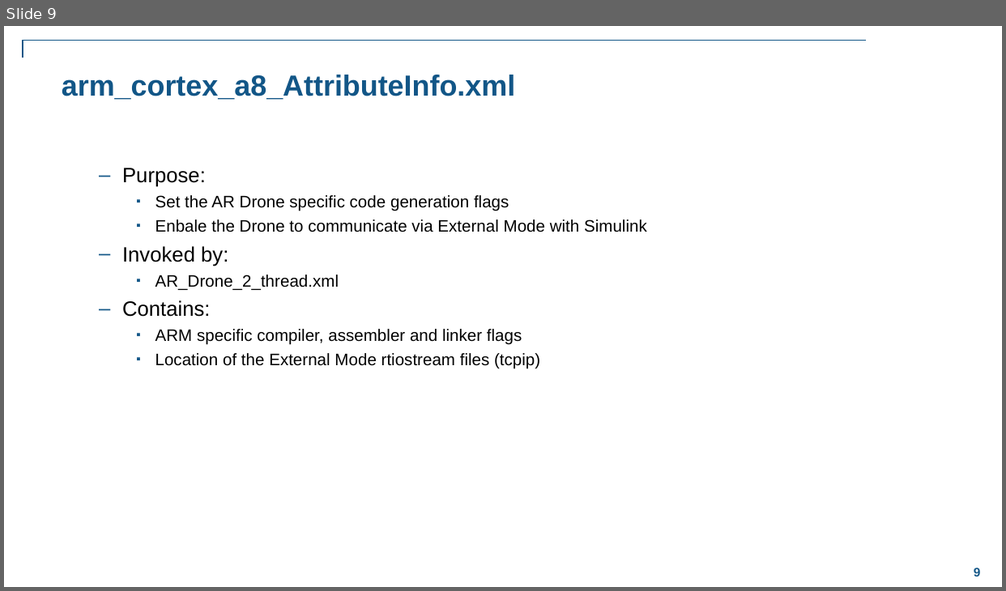
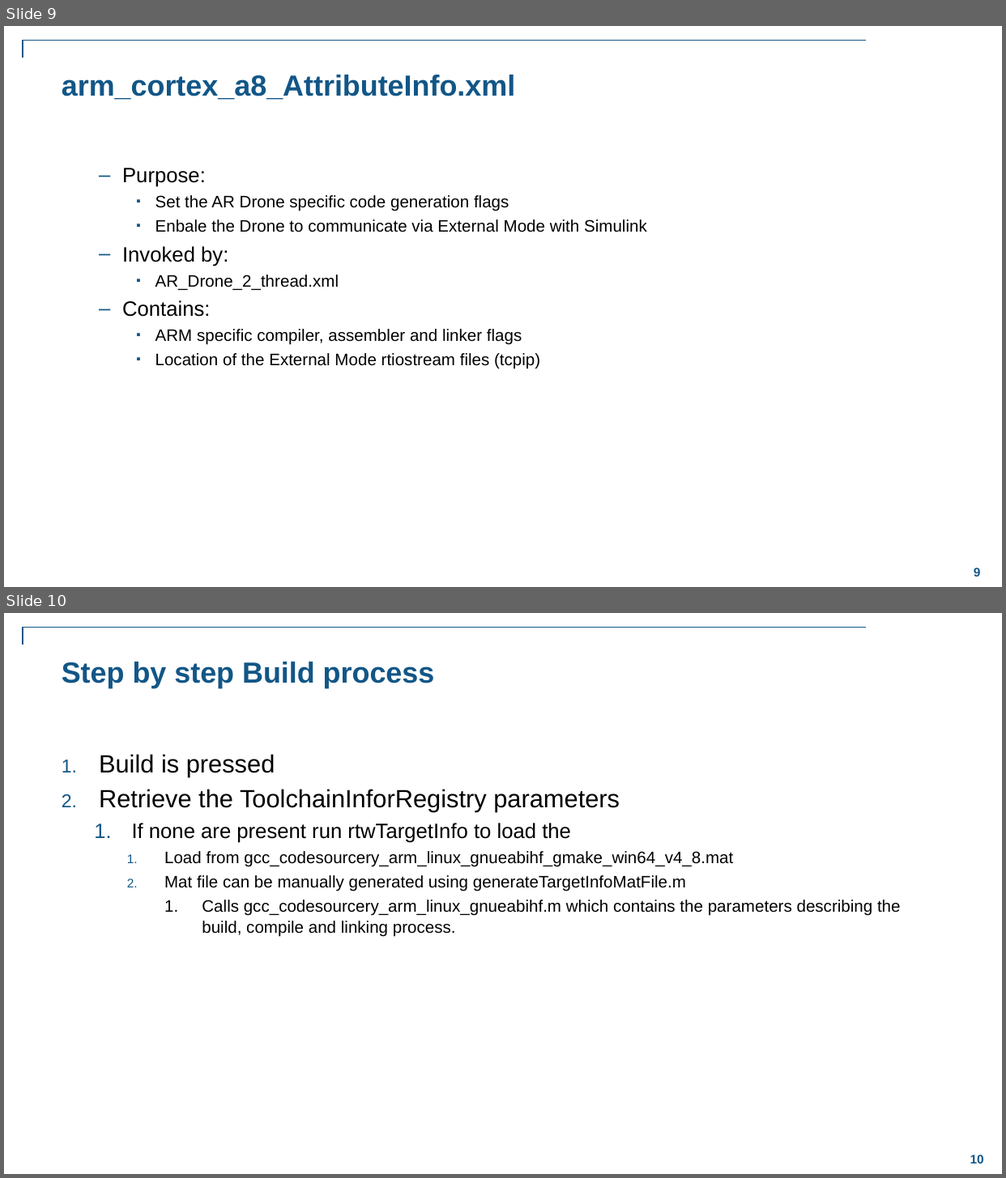
Before and after one commit to darenlee/SimulinkARDroneTarget, a slide deck: Docs/Generating code for the AR Drone 2.pptx. Shown one above the other, each under a label of ours: slide 9 before the commit, slides 9 and 10 after it. The pictures are 1006x591 and 1006x1178 pixels, drawn with LibreOffice and Linux fonts; fonts in the diff are those of the drawing; background and template pictures are left out. Boxes give left, top, right and bottom in pixels: in the first picture for what was removed or moved away, otherwise in the second. Text is boxed around its words. In the diff, an @@ line names an element or a change of style, - is before the commit and + after.

```diff
--- a/Docs/Generating code for the AR Drone 2.pptx
+++ b/Docs/Generating code for the AR Drone 2.pptx
@@ slide 10 added at (4, 613, 1002, 1174), background #FFFFFF; not listed: 2 template elements that a slide beside it also shows @@
@@ title added at (62, 662, 435, 688), 28 pt, text #125687, bold @@
+Step by step Build process
@@ text added at (99, 754, 901, 937), 16 pt, text #000000 @@
+1. Build is pressed
+2. Retrieve the ToolchainInforRegistry parameters
+  1. If none are present run rtwTargetInfo to load the
+    1. Load from gcc_codesourcery_arm_linux_gnueabihf_gmake_win64_v4_8.mat
+    2. Mat file can be manually generated using generateTargetInfoMatFile.m
+      1. Calls gcc_codesourcery_arm_linux_gnueabihf.m which contains the parameters describing the build, compile and linking process.
```
Also in this commit, not shown: 2 slides changed, 1 slide removed, 19 other files.
